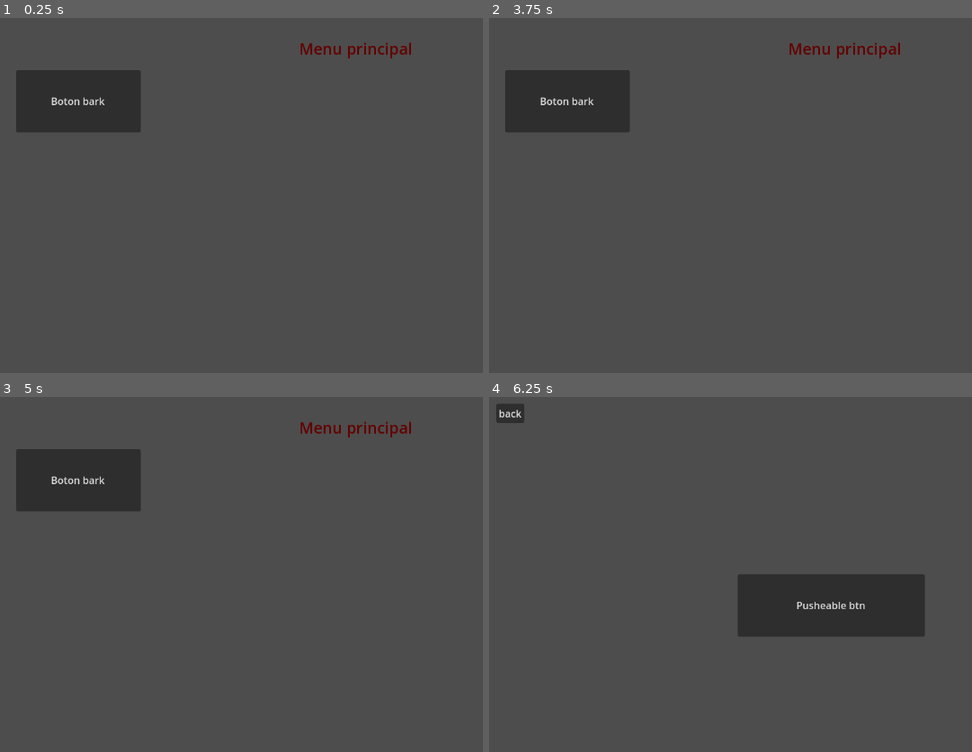
Above: before the commit, frames 1-4 (two rows, left to right).
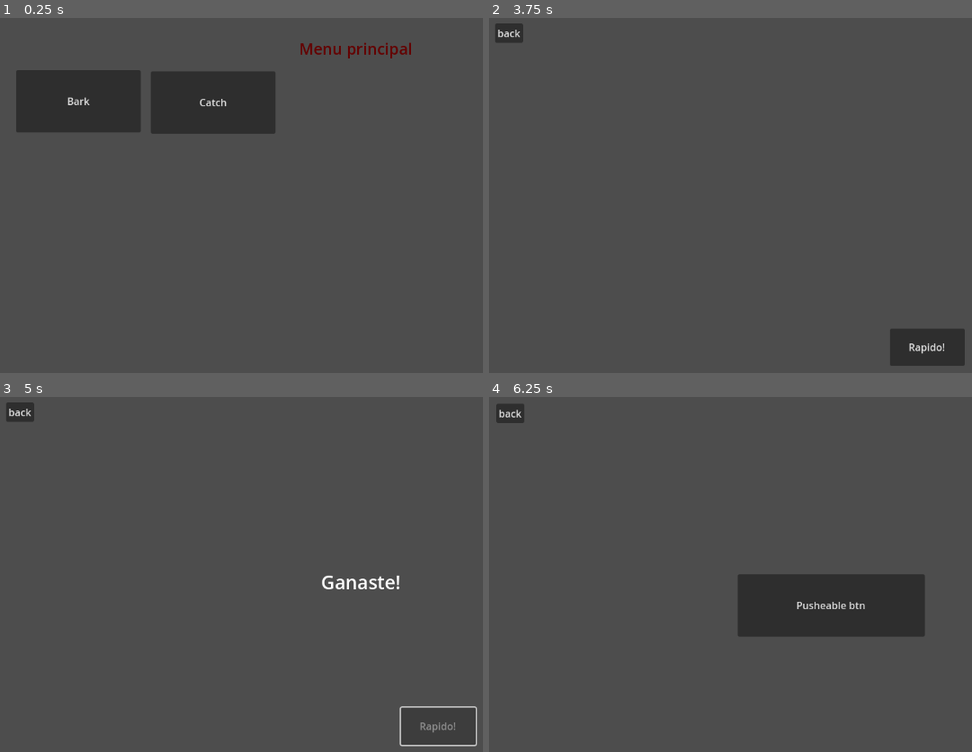
Above: after the commit, the same moments.

Repository: Mapashe/Godot_practice
Game: Godot game, scene res://scenes/main_menu.tscn
Two runs of this game, one before a commit and one after it. Both use one fixed random seed, a clock stepped at 60 frames per second and the inputs below.
Inputs (mouse positions are in pixels of both pictures, inside the frame that each line leads up to):
- Up to frame 1 (0.25 s): no input
- Up to frame 2 (3.75 s): click "Boton bark" (after the commit: "Bark") at 0.5 s; click "Pusheable btn" at 1.25 s; click "bark!" at 2 s; click "back" at 2.75 s; click (701, 103) at 3.5 s, where only the run after the commit has a clickable "Catch"
- Up to frame 3 (5 s): click (439, 727) at 4.25 s, where only the run after the commit has a clickable "Rapido!"
- Up to frame 4 (6.25 s): click (508, 411) at 5 s, where only the run after the commit has a clickable "back"; click "Boton bark" (after the commit: "Bark") at 5.75 s

The runs differ from the first frame. In frame 1, 4.6% of the frame differs, in the area x 10-57%, y 15-33%; in frame 2, 6.6%, in the area x 1-99%, y 1-98%; in frame 3, 5.6%; in frame 4, nothing differs.

Commit message:
add catch game

Diff:
--- /dev/null
+++ b/scenes/catch.tscn
@@ -0,0 +1,53 @@
+[gd_scene load_steps=3 format=3 uid="uid://d4c0uhnyxbeo8"]
+
+[ext_resource type="Script" path="res://scripts/catch.gd" id="1_4eea2"]
+[ext_resource type="Script" path="res://scripts/back.gd" id="2_mo3vk"]
+
+[node name="Control" type="Control"]
+layout_mode = 3
+anchors_preset = 15
+anchor_right = 1.0
+anchor_bottom = 1.0
+grow_horizontal = 2
+grow_vertical = 2
+script = ExtResource("1_4eea2")
+
+[node name="btn_rapido" type="Button" parent="."]
+custom_minimum_size = Vector2(120, 60)
+layout_mode = 0
+offset_left = 303.0
+offset_top = 50.0
+offset_right = 423.0
+offset_bottom = 110.0
+text = "Rapido!"
+
+[node name="DesaparicionTimer" type="Timer" parent="."]
+one_shot = true
+autostart = true
+
+[node name="back" type="Button" parent="."]
+offset_left = 14.0
+offset_top = 16.0
+offset_right = 59.0
+offset_bottom = 47.0
+text = "back"
+script = ExtResource("2_mo3vk")
+
+[node name="result" type="Label" parent="."]
+visible = false
+layout_mode = 0
+offset_left = 519.0
+offset_top = 283.0
+offset_right = 559.0
+offset_bottom = 306.0
+theme_override_font_sizes/font_size = 30
+horizontal_alignment = 1
+vertical_alignment = 1
+
+[node name="endgame_timer" type="Timer" parent="."]
+wait_time = 5.0
+
+[connection signal="pressed" from="btn_rapido" to="." method="_on_btn_rapido_pressed"]
+[connection signal="timeout" from="DesaparicionTimer" to="." method="_on_desaparicion_timer_timeout"]
+[connection signal="pressed" from="back" to="back" method="_on_pressed"]
+[connection signal="timeout" from="endgame_timer" to="." method="_on_endgame_timer_timeout"]
--- a/scenes/main_menu.tscn
+++ b/scenes/main_menu.tscn
@@ -30,6 +30,16 @@
 offset_top = 91.0
 offset_right = 230.0
 offset_bottom = 191.0
-text = "Boton bark"
+text = "Bark"
+
+[node name="Button" type="Button" parent="."]
+custom_minimum_size = Vector2(200, 100)
+layout_mode = 0
+offset_left = 246.0
+offset_top = 93.0
+offset_right = 446.0
+offset_bottom = 193.0
+text = "Catch"
 
 [connection signal="pressed" from="botonBark" to="." method="_on_boton_bark_pressed"]
+[connection signal="pressed" from="Button" to="." method="_on_button_pressed"]
--- /dev/null
+++ b/scripts/catch.gd
@@ -0,0 +1,44 @@
+extends Control
+
+@onready var btn = $btn_rapido
+@onready var timer = $DesaparicionTimer
+@onready var resultado = $result
+@onready var endgame = $endgame_timer
+
+func _ready():
+	resultado.visible = false
+	btn.disabled = false
+	mover_btn()
+	timer.start()
+	endgame.start()
+
+func mover_btn():
+	var screen_size = get_viewport_rect().size
+	var lim_x = screen_size.x - btn.size.x
+	var lim_y = screen_size.y - btn.size.y
+	btn.position = Vector2(
+		randi() % int(lim_x),
+		randi() % int(lim_y)
+	)
+
+func _on_btn_rapido_pressed():
+	btn.disabled = true
+	timer.stop()
+	endgame.stop()
+	resultado.text = "Ganaste!"
+	resultado.visible = true
+	await get_tree().create_timer(3.0).timeout
+	get_tree().change_scene_to_file("res://scenes/main_menu.tscn")
+
+func _on_desaparicion_timer_timeout():
+	resultado.visible = true
+	mover_btn()
+	timer.start()
+
+
+func _on_endgame_timer_timeout():
+	btn.disabled = true
+	resultado.text = "Perdiste!"
+	btn.visible = false
+	await get_tree().create_timer(3.0).timeout
+	get_tree().change_scene_to_file("res://scenes/main_menu.tscn")
--- a/scripts/main_menu.gd
+++ b/scripts/main_menu.gd
@@ -12,3 +12,7 @@
 
 func _on_boton_bark_pressed():
 	get_tree().change_scene_to_file("res://scenes/btn_bark.tscn")
+
+
+func _on_button_pressed():
+	get_tree().change_scene_to_file("res://scenes/catch.tscn")
